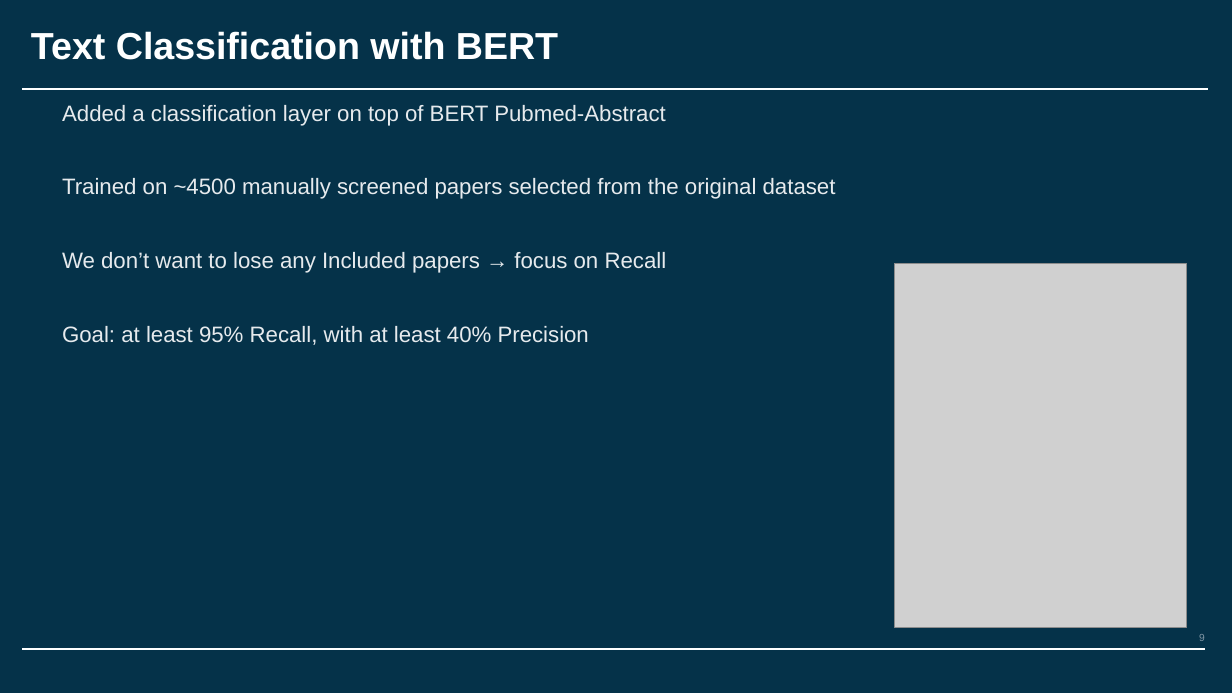
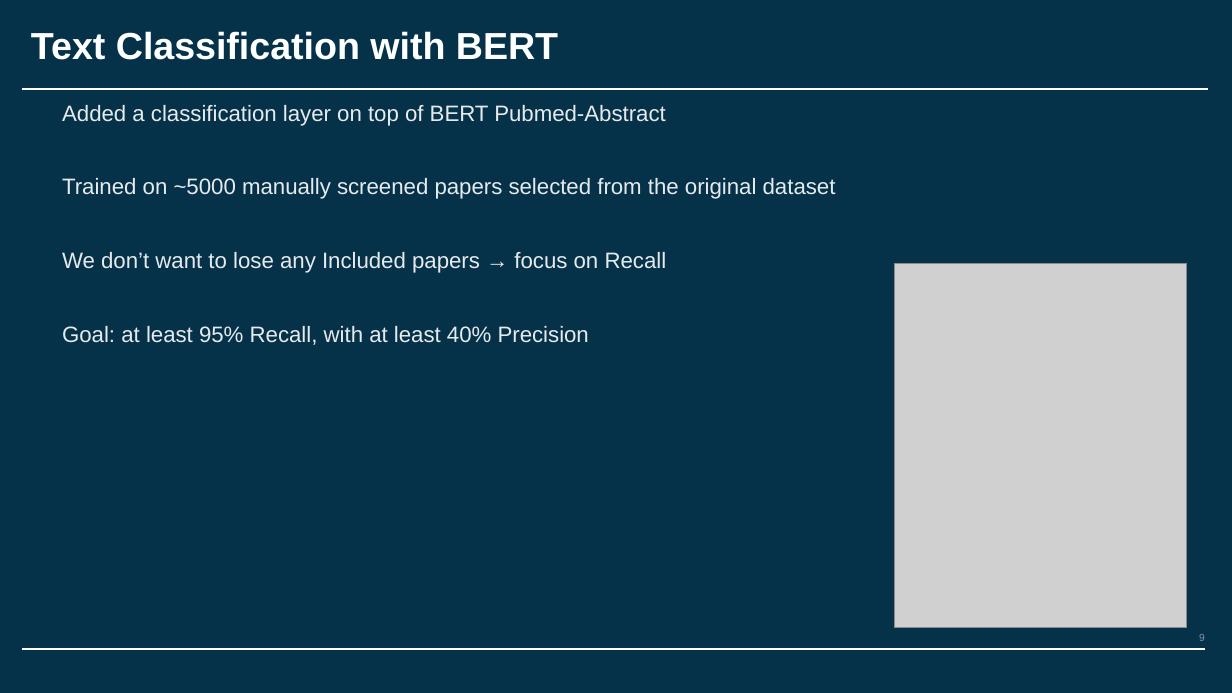
Before and after one commit to ESA-RadLab/BERTCSRS, a slide deck: slide 9 of Project info.pptx. Drawn at 1232x693 pixels with LibreOffice and Linux fonts; fonts in the diff are those of the drawing; grey boxes stand for pictures; background and template pictures are left out. Boxes give left, top, right and bottom in pixels: in the first picture for what was removed or moved away, otherwise in the second. Text is boxed around its words. In the diff, an @@ line names an element or a change of style, - is before the commit and + after.

```diff
--- a/Project info.pptx
+++ b/Project info.pptx
@@ text at box(62, 178, 836, 199): text changed @@
-Trained on ~4500 manually screened papers selected from the original dataset
+Trained on ~5000 manually screened papers selected from the original dataset
```
Also in this commit, not shown: 6 other slides changed, 3 other files.
